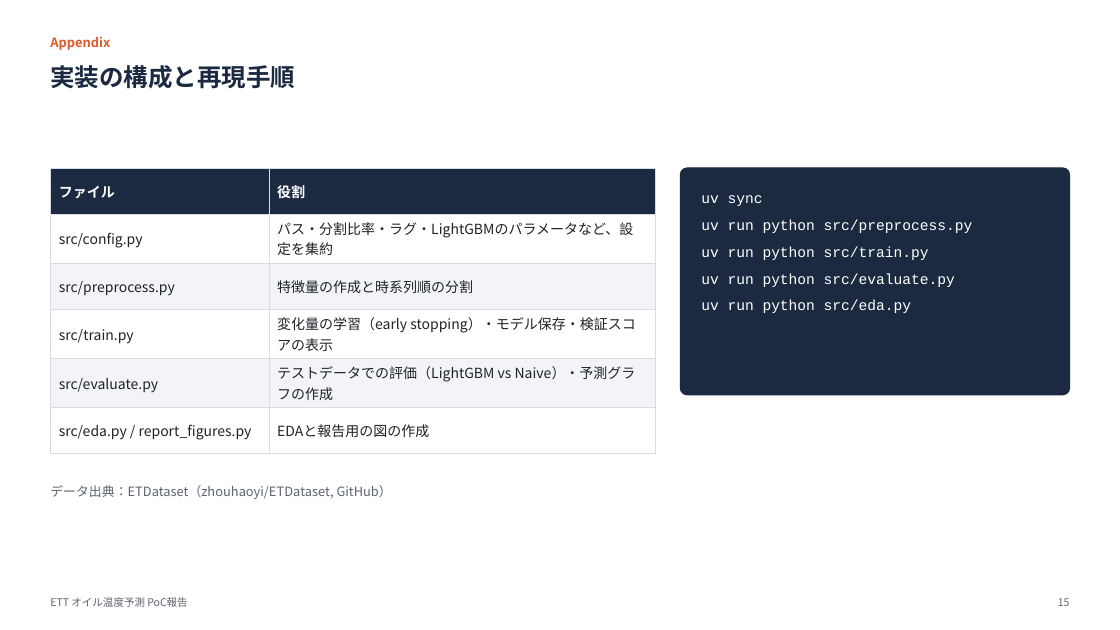
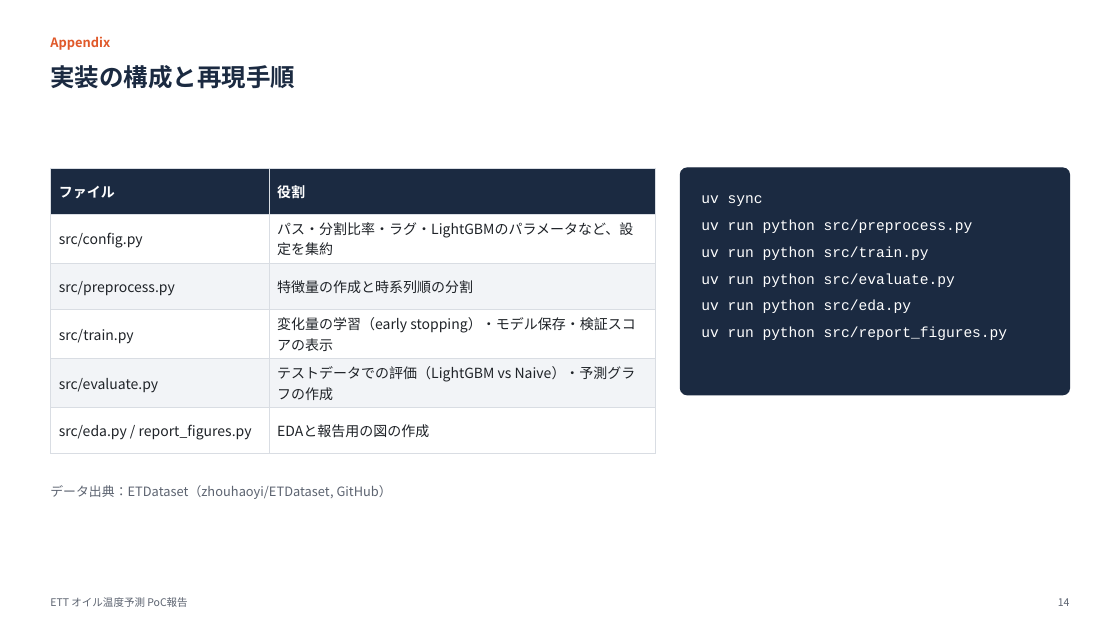
Before and after one commit to IPEC0624/PoC_ETT_clean, a slide deck: slide 14 of assignment-main/report/PoC_report.pptx (slide 15 before the commit). Drawn at 1120x630 pixels with LibreOffice and Linux fonts; fonts in the diff are those of the drawing. Boxes give left, top, right and bottom in pixels: in the first picture for what was removed or moved away, otherwise in the second. Text is boxed around its words. In the diff, an @@ line names an element or a change of style, - is before the commit and + after.

```diff
--- a/assignment-main/report/PoC_report.pptx
+++ b/assignment-main/report/PoC_report.pptx
@@ text at [701,327,1008,340]: paragraph added @@
+uv run python src/report_figures.py
@@ text at [1058,598,1070,606]: text changed @@
-15
+14
```
Also in this commit, not shown: 13 other slides changed, 1 slide removed, 1 other file.
